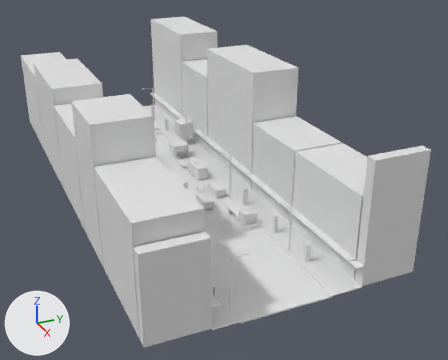
A saved change to the glTF model 04_ThreeJS/web/colisao.glb.
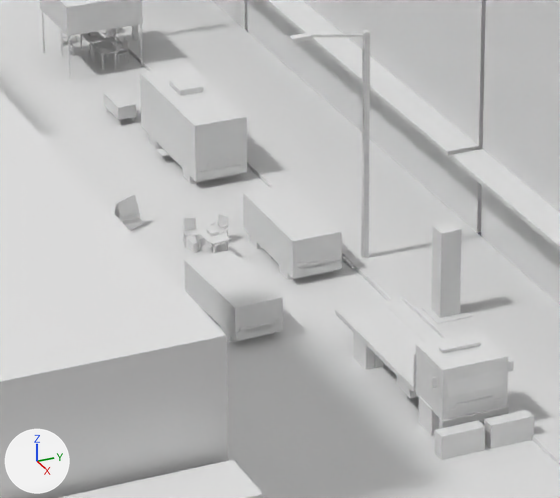
Each version is shown whole from a 50 mm lens placed at (105.0, -35.9, 50.1), pointed at (8.0, 7.7, 1.6), then close up on the part from 36% to 59% of the width and 40% to 66% of the height. Lighting does not change. The marker at lower left points along +X, +Y and +Z. The older version's two pictures come first. Vertices at exactly the same position are counted once.

Names of what the first close-up shows: 'Colisao'.
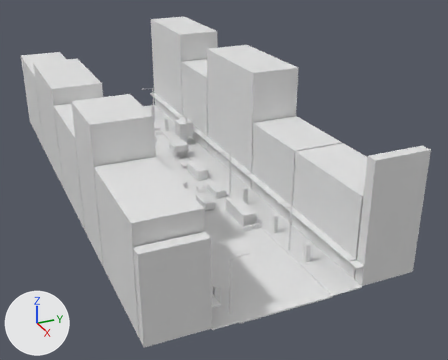
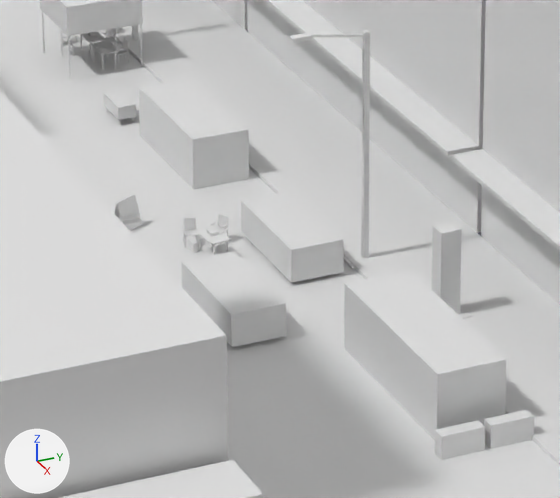
Boxes [x1, y1, x2, y2] around the edits, measured in the close-ups (560 x 498 px; the box of a moved part takes in the faces that stretch with it):
part 1 of me_colisao, deleted: before [140, 64, 514, 436]
part 2 of me_colisao, moved or reshaped: before [201, 184, 342, 342]; after [139, 78, 507, 440]

The edits, one by one:
me_colisao is used by ob_colisao; location (0.0, 0.0, 0.0).
me_colisao had 2732 vertices, 4092 faces and spanned x -46.0..46.0, y -20.0..21.0, z -0.2..22.4.
me_colisao now has 1844 vertices, 2760 faces and spans x -46.0..46.0, y -20.0..21.0, z -0.2..22.4.
me_colisao part 1: 109 loose pieces with 872 vertices, spanning x -2.4..24.0, y 0.8..6.8, z 0.0..2.8, are deleted.
Part 2, on me_colisao:
42 vertices are removed from x 7.9..14.8, y 0.9..6.3, z 0.0..0.8.
111 faces are deleted.
4 vertices in x 7.4..11.8, y 4.5..6.4, z 0.3 move by (0.0, 0.0, -0.2).
4 vertices in x 7.4..11.8, y 4.5..6.4, z 1.7 move by (0.0, 0.0, -0.3).
90 vertices move from x 7.9..14.2, y 1.2..6.4, z 0.0..0.8 to x -14.9..23.7, y -6.8..6.6, z 0.0..2.4.
5 vertices are added at (-18.3, -6.8, 0.2), (-18.3, -6.8, 1.7), (-18.3, -4.7, 1.7), (-18.3, -4.7, 0.2), (11.6, 0.9, 0.6).
5 new vertices lie (-0.7, 0.0, 0.0) away from vertices in x 8.4..8.5, y 4.6..4.7, z 0.2..0.6.
63 new faces join them.
Other edits to the shape of me_colisao do not show in these pictures.
